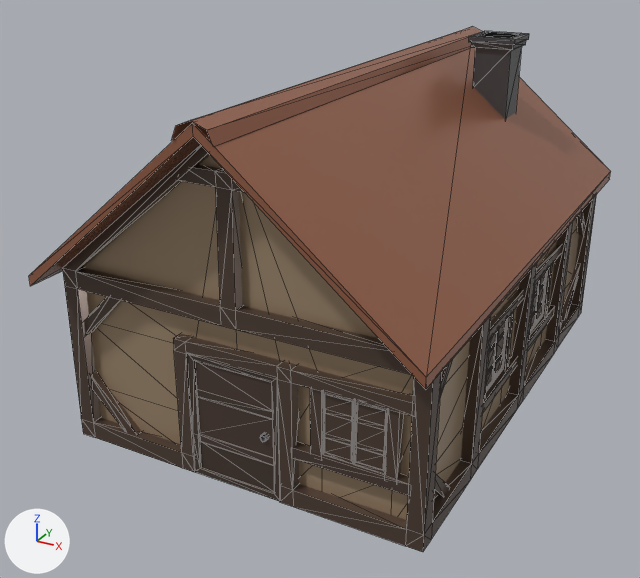
A saved change to the glTF model OzVentures/models/cottage.glb.
The view is the same before and after, from a 50 mm lens placed at (0.306, -0.621, 0.384), pointed at (-0.023, -0.023, 0.086). The lights are fixed; the arrows at lower left show +X, +Y and +Z. The picture after the commit comes second. Mesh edges are drawn as thin lines. Where no turn or scale is listed for an object, it has been applied to the vertices. Vertices at exactly the same position are counted once.

Objects in the first picture: 'Cottage'.
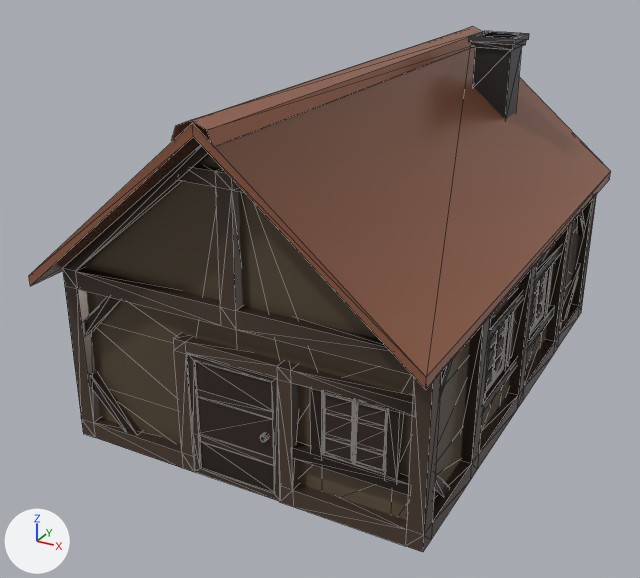
What changed in the scene script:
```text
Change mat_diffuse_color:
    add n3 = _N.new('ShaderNodeMix'); n3.name = 'Mix'
    add n3.data_type = 'RGBA'
    add n3.blend_type = 'MULTIPLY'
    add n3.inputs[0].default_value = 1.0  # 'Factor'
    add n4 = _N.new('ShaderNodeVertexColor'); n4.name = 'Color Attribute'
    where n2 = _N.new('ShaderNodeTexImage'); n2.name = 'Image Texture'
    where n0 = _N.new('ShaderNodeBsdfPrincipled'); n0.name = 'Principled BSDF'
    remove _L.new(n2.outputs[0], n0.inputs[0])  # 'Color' to 'Base Color'
    add _L.new(n3.outputs[2], n0.inputs[0])  # 'Result' to 'Base Color'
    add _L.new(n4.outputs[0], n3.inputs[7])  # 'Color' to 'B'
    add _L.new(n2.outputs[0], n3.inputs[6])  # 'Color' to 'A'
Change me_cottage:
    where me_cottage.from_pydata(...)  # 1315 vertices, 2094 faces; spans x -0.15..0.15, y -0.233..0.233, z -0.138..0.138
    used by ob_cottage; location = (0.0, 0.0156, 0.1377)
    me_cottage part 1: vertex colours changed
```

What differs and where, as boxes [x1, y1, x2, y2] in the pictures (640 x 578 px):
'Cottage', recoloured: [62, 39, 591, 530] in both
